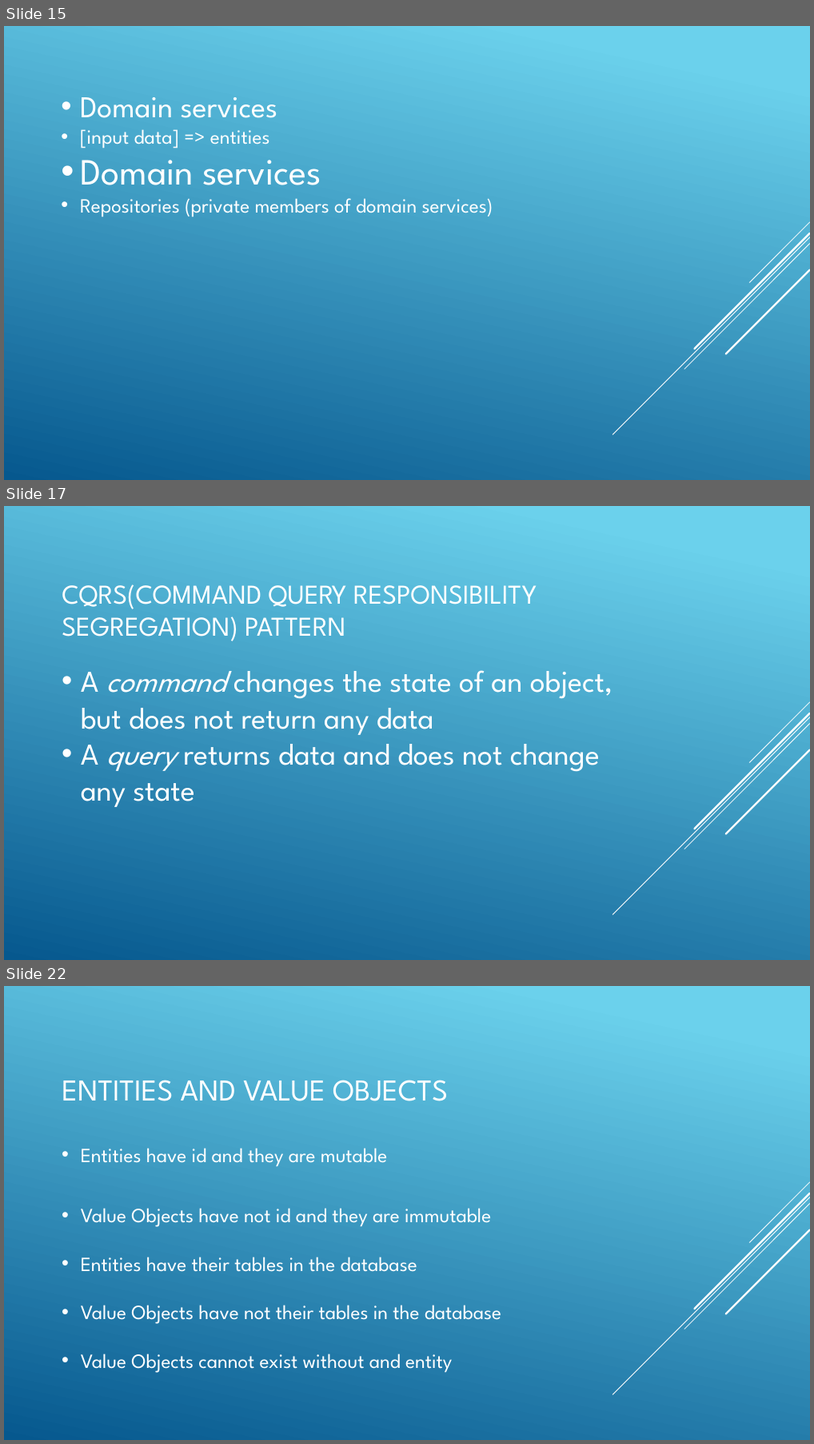
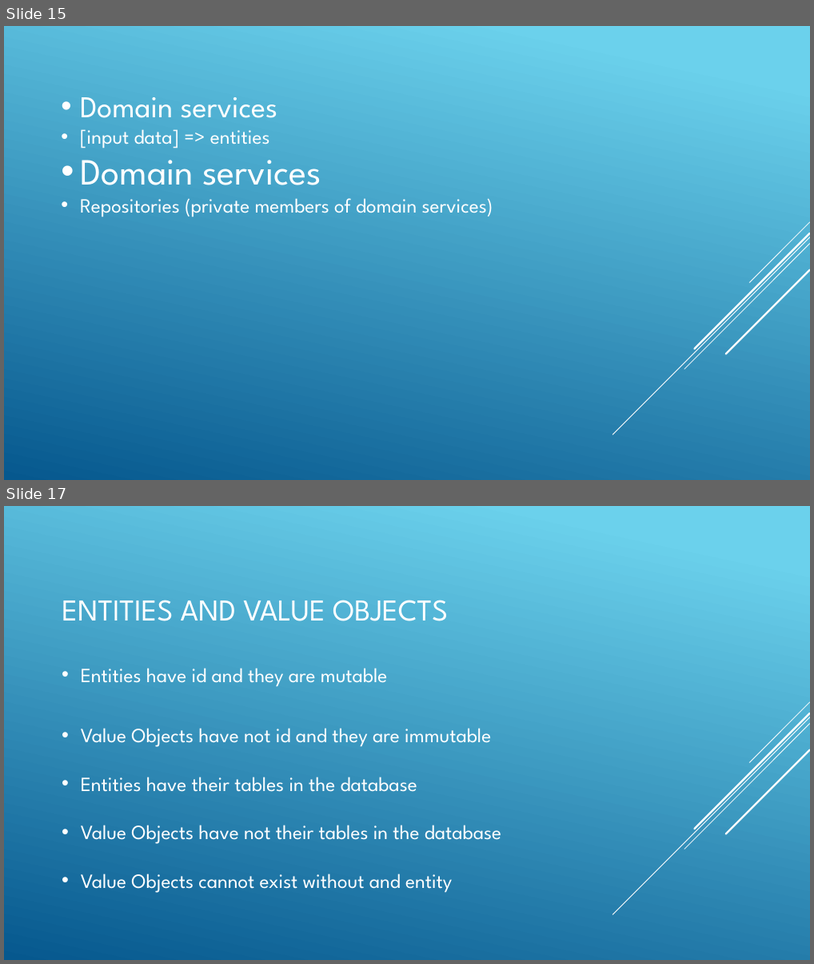
Before and after one commit to ajduk87/ApplicationLayerAndDDDDemo, a slide deck: AplikativniNivoIDomenDrivenDizajn.pptx. Shown one above the other, each under a label of ours: slides 15, 17 and 22 before the commit, slides 15 and 17 after it; the slides between them are not shown. The pictures are 814x1444 and 814x964 pixels, drawn with LibreOffice and Linux fonts; fonts in the diff are those of the drawing. Boxes give left, top, right and bottom in pixels: in the first picture for what was removed or moved away, otherwise in the second. Text is boxed around its words. In the diff, an @@ line names an element or a change of style, - is before the commit and + after.

```diff
--- a/AplikativniNivoIDomenDrivenDizajn.pptx
+++ b/AplikativniNivoIDomenDrivenDizajn.pptx
@@ slide 17 removed at [4,506,810,960], background gradient #6ED2EB to #06588E; not listed: 5 template elements that a slide beside it also shows @@
@@ title removed at [62,584,538,641] @@
-CQRS(COMMAND QUERY RESPONSIBILITY SEGREGATION) PATTERN
@@ text removed at [81,670,614,807] @@
-• A command changes the state of an object, but does not return any data
-• A query returns data and does not change any state
@@ what was slide 22 is now slide 17 @@
```
Also in this commit, not shown: 1 slide added, 5 other slides removed, 1 other file.
